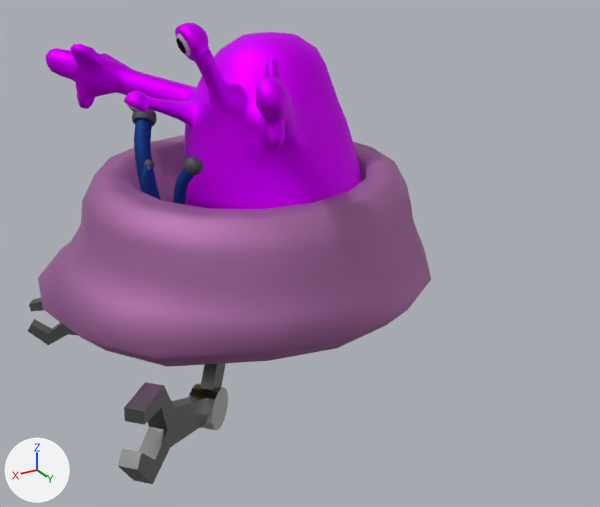
Before and after pictures for a commit that changed the glTF model Project/Assets/Game/Load/Models/boss.gltf.
The view is the same before and after, from a camera (50 mm lens) standing at (5.09, 9.13, 3.05) and looking at (0.07, 0.77, -1.13). Every picture has the same lights, and +X, +Y and +Z are marked at lower left. The picture after the commit comes second.

Objects in the first picture: '円柱.002', '円柱.006', '球'.
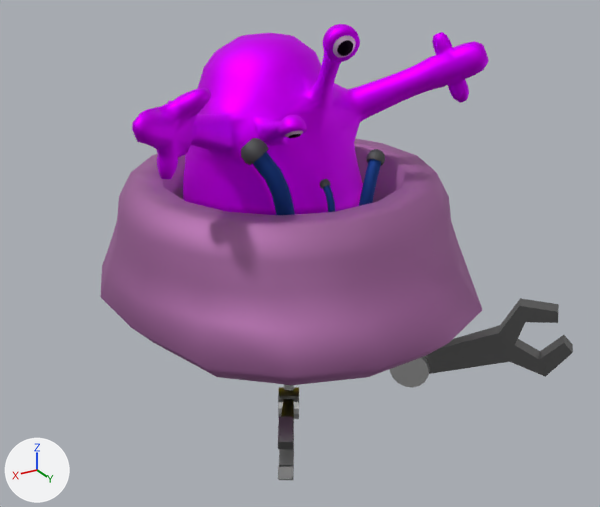
What differs and where, as boxes [x1, y1, x2, y2] in the pictures (600 x 507 px):
'球', turned: before [38, 109, 431, 367]; after [100, 138, 482, 385]
'円柱.006', turned: before [45, 23, 363, 209]; after [132, 24, 489, 215]
'円柱.002', turned: before [28, 297, 228, 484]; after [278, 298, 573, 480]

What the commit changed:
Object '球' (ob_球) turns from (0, 0, 0) to (0, 0, 81) degrees about x, y and z.
Object '円柱.006' (ob_円柱_006) turns from (0, 0, 0) to (0, 0, 81) degrees about x, y and z.
Object '円柱.002' (ob_円柱_002) turns from (0, 0, 0) to (0, 0, 90) degrees about x, y and z.
